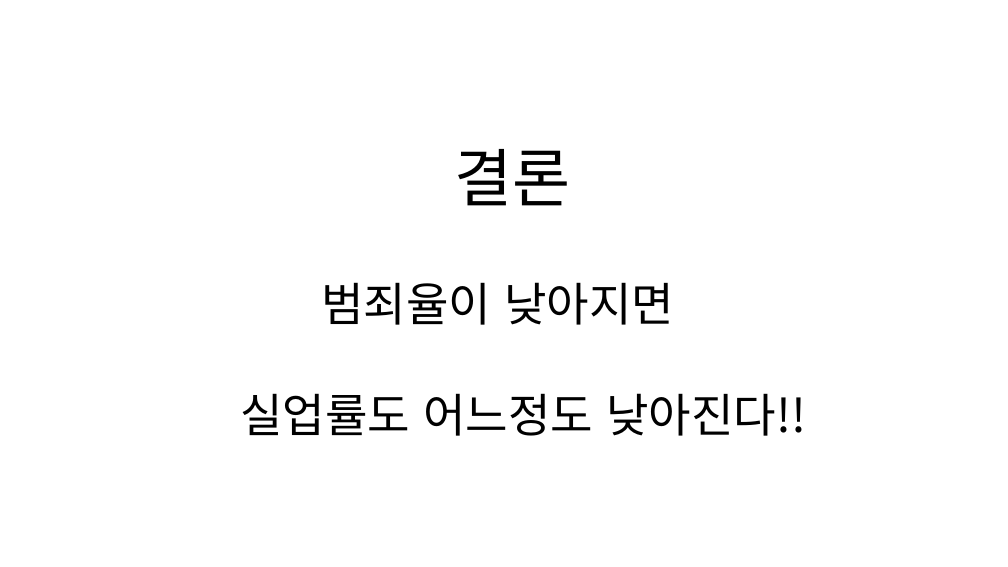
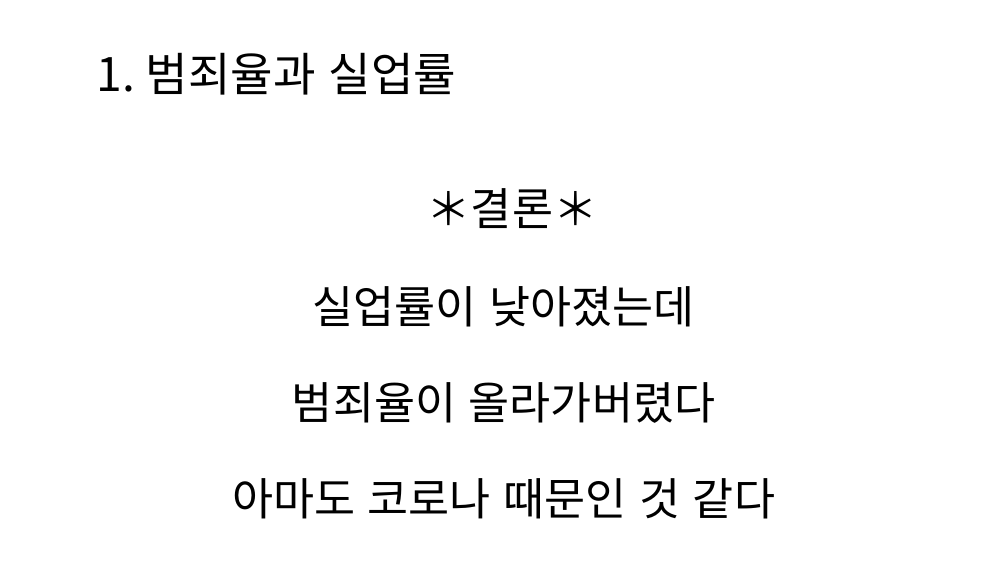
Before and after one commit to KDW8979/KDW, a slide deck: slide 6 of EX_PANDAS06/DAY05/범죄율과 경제지표의 상관관계.pptx. Drawn at 1008x567 pixels with LibreOffice and Linux fonts; fonts in the diff are those of the drawing. Boxes give left, top, right and bottom in pixels: in the first picture for what was removed or moved away, otherwise in the second. Text is boxed around its words. In the diff, an @@ line names an element or a change of style, - is before the commit and + after.

```diff
--- a/EX_PANDAS06/DAY05/범죄율과 경제지표의 상관관계.pptx
+++ b/EX_PANDAS06/DAY05/범죄율과 경제지표의 상관관계.pptx
@@ text added at [97, 52, 456, 95], 44 pt, text #000000 @@
+1. 범죄율과 실업률
@@ text at [232, 188, 775, 519]: text changed; size 44 to 42.5 pt @@
-결론
-범죄율이 낮아지면
-실업률도 어느정도 낮아진다!!
+＊결론＊
+실업률이 낮아졌는데
+범죄율이 올라가버렸다
+아마도 코로나 때문인 것 같다
```
Also in this commit, not shown: 8 other slides changed, 1 slide added, 21 other files.
